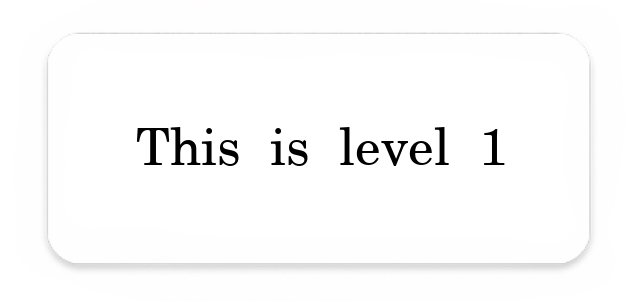
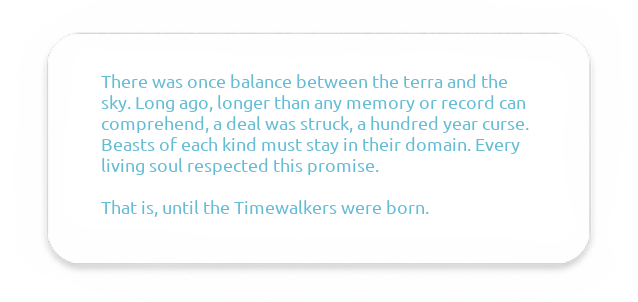
Before/after of a w=638, h=302 layered artwork. What changed in the layer stack:
added layer "There was once balance between..." above "lv1_lore.png" over [left=101, top=74, right=529, bottom=217]
painted on "lv1_lore.png" over [left=136, top=127, right=505, bottom=166]
